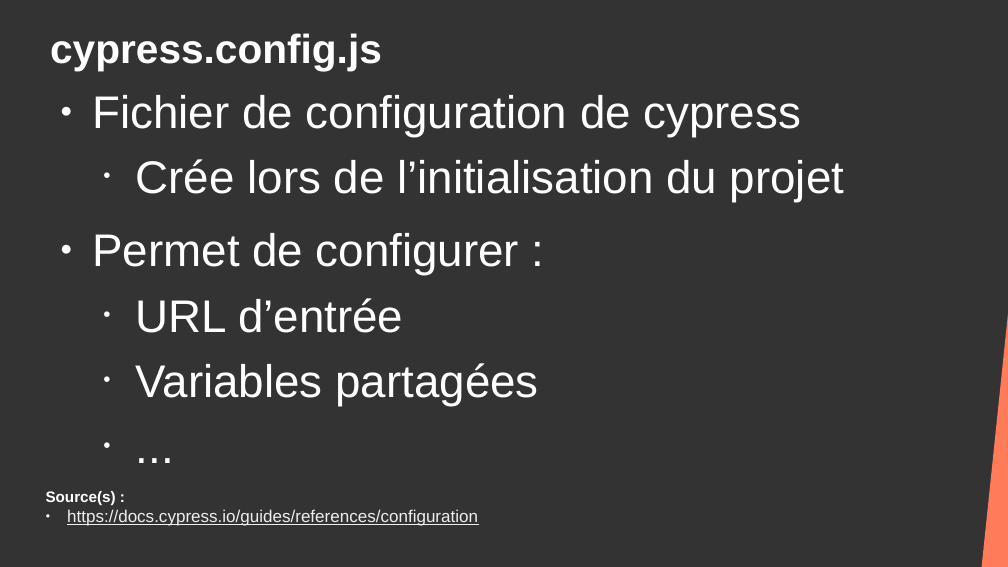
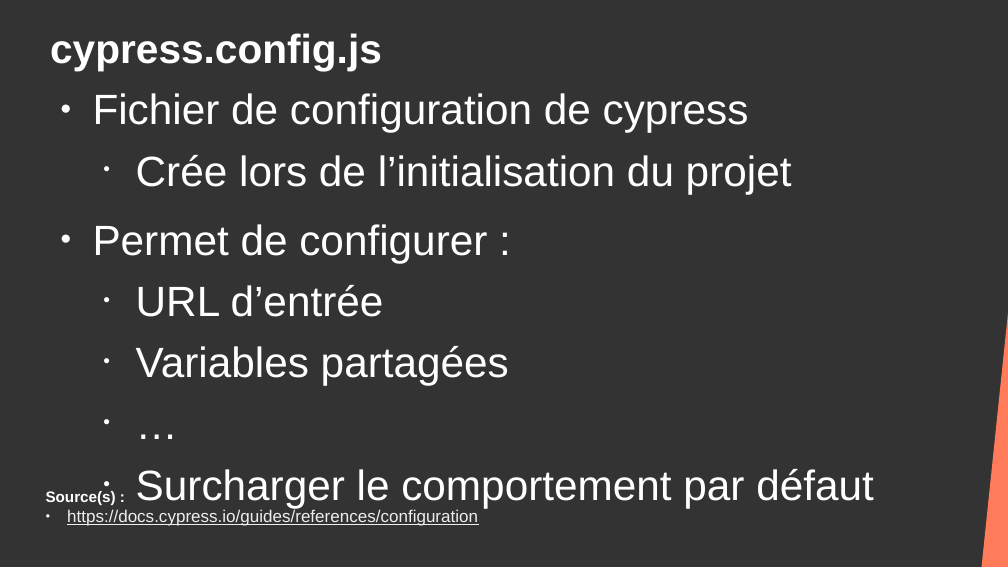
Before and after one commit to DanYellow/cours, a slide deck: slide 52 of developpement-front-s5/travaux-pratiques/numero-2/presentation.odp (slide 44 before the commit). Drawn at 1008x567 pixels with LibreOffice and Linux fonts; fonts in the diff are those of the drawing. Boxes give left, top, right and bottom in pixels: in the first picture for what was removed or moved away, otherwise in the second. Text is boxed around its words. In the diff, an @@ line names an element or a change of style, - is before the commit and + after.

```diff
--- a/developpement-front-s5/travaux-pratiques/numero-2/presentation.odp
+++ b/developpement-front-s5/travaux-pratiques/numero-2/presentation.odp
@@ text at [93, 93, 792, 386]: size 36 to 33.3 pt in "Fichier de configuration de cypress", "Crée lors de l’initialisation du projet", "Permet de configurer :", "URL d’entrée" and 1 more places @@
@@ text at [136, 469, 874, 509]: text changed; size 36 to 33.3 pt @@
-  • ...
+  • …
+  • Surcharger le comportement par défaut
```
Also in this commit, not shown: 4 other slides changed, 9 slides added, 2 slides removed, 7 other files.
